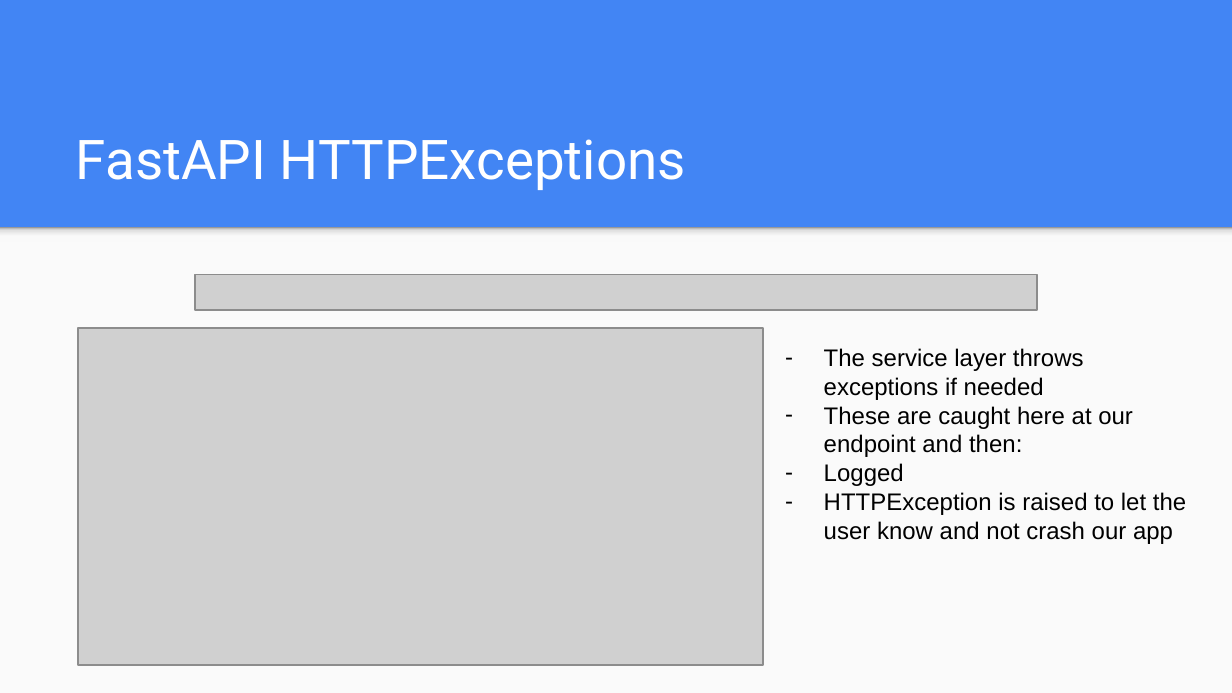
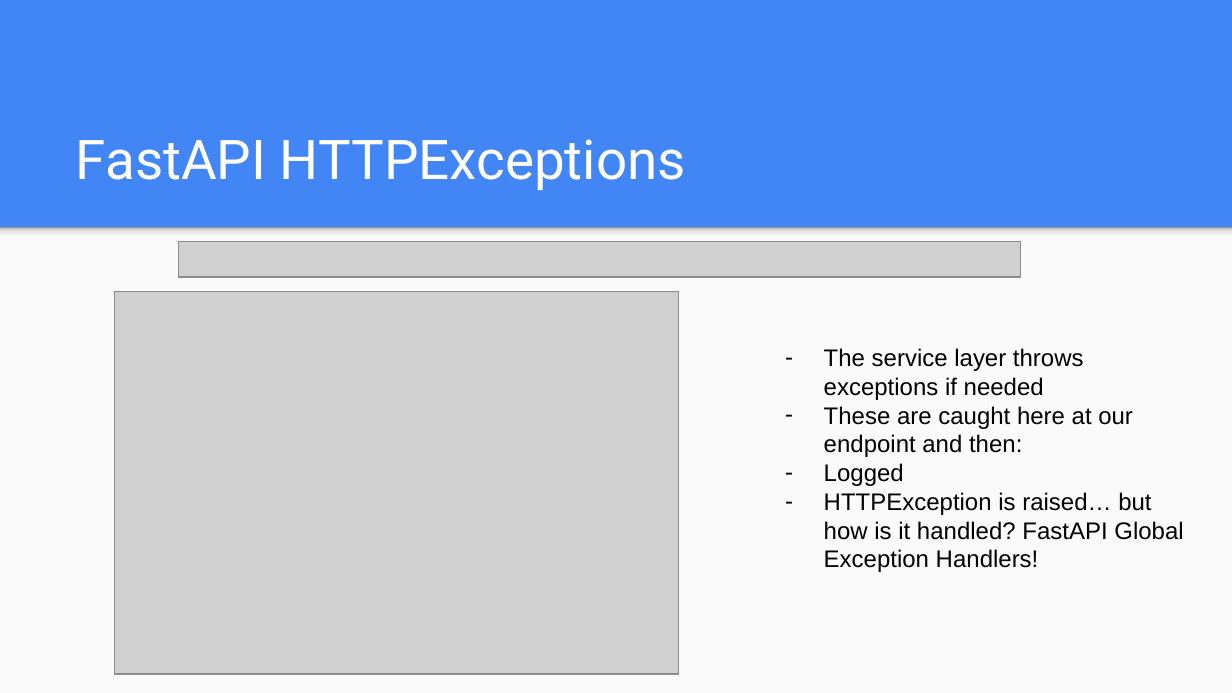
Before and after one commit to e-m-wilson/python_sql, a slide deck: slide 17 of Week_3/Docker, Alembic, FastAPI, Logging.pptx. Drawn at 1232x693 pixels with LibreOffice and Linux fonts; fonts in the diff are those of the drawing; grey boxes stand for pictures. Boxes give left, top, right and bottom in pixels: in the first picture for what was removed or moved away, otherwise in the second. Text is boxed around its words. In the diff, an @@ line names an element or a change of style, - is before the commit and + after.

Commit message:
update

```diff
--- a/Week_3/Docker, Alembic, FastAPI, Logging.pptx
+++ b/Week_3/Docker, Alembic, FastAPI, Logging.pptx
@@ picture moved from (x1=195, y1=275, x2=1036, y2=310) to (x1=179, y1=241, x2=1020, y2=277) @@
@@ picture resized from (x1=78, y1=328, x2=763, y2=665) to (x1=115, y1=291, x2=679, y2=674) @@
@@ text at (x1=824, y1=492, x2=1183, y2=572): text changed @@
-      – HTTPException is raised to let the user know and not crash our app
+      – HTTPException is raised… but how is it handled? FastAPI Global Exception Handlers!
```
Also in this commit, not shown: 2 other slides changed.
